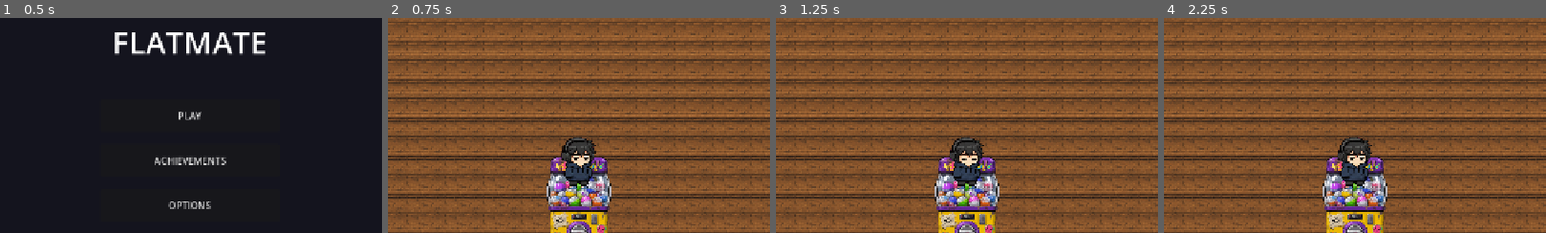
Above: before the commit, frames 1-4 (left to right).
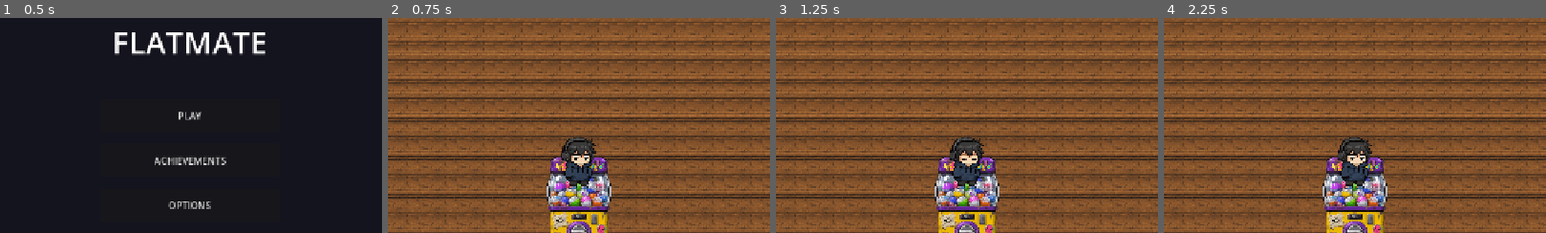
Above: after the commit, the same moments.

Repository: jonghunlee05/flatmate-from-hell
Game: Godot game, scene res://scenes/ui/MainScreen.tscn
Same seed, same stepped clock (60 frames per second), same inputs: the game is played once before the commit and once after it.
Inputs:
- Up to frame 1 (0.5 s): no input
- Up to frame 2 (0.75 s): click "PLAY" at 0.5 s
- Up to frame 3 (1.25 s): no input
- Up to frame 4 (2.25 s): click "Menu" at 1.25 s; click "Resume" at 2 s
The pictures show only the part of the screen within x 25-75%, y 16-66%; the shares and areas given below are measured in that part.

Frame 1 is identical in both runs. In frame 2, 0.2% of the frame differs, in the area x 46-55%, y 55-80%; in frame 3, 0.2%; in frame 4, 0.2%.

Commit message:
Add Peacekeeper sprite and v1 character polish
- Wire Peacekeeper sprite (6/4/5/3 frames) with nature mediation skill:
  expanding green rings + persistent hexagonal aura for 3 s
- Update Chaos Goblin sprite with new ground-slam sheet
- Update Introvert sprite with body-aligned skill frame splits to fix
  bleed between dash frames; dash now works on all axes
- Slow walk animation to 6 fps across all characters
- Slow Petty One skill to 3 fps; Peacekeeper skill cooldown 8 s
- Sync all skill coroutines to physics_frame to fix frame stutter

Diff:
--- a/scripts/lobby/Player.gd
+++ b/scripts/lobby/Player.gd
@@ -41,6 +41,7 @@
 var _weapon_node : Sprite2D  = null
 var _arm_right   := true     # arm pointing right? (weapon flip only)
 var _facing_right := true    # body flip — driven by movement, sticks on idle
+var _last_dir    := Vector2(1.0, 0.0)   # last non-zero input direction, used for dash
 
 var _skill_active   := false   # true while skill animation is playing
 var _skill_cooldown := 0.0     # seconds remaining on cooldown
@@ -68,10 +69,8 @@
 		_skill_cd_bar.value = 0.0
 		_skill_cd_label.text = "SPACE"
 
-	# Block movement and new inputs while skill is playing
+	# Skill coroutine owns velocity + move_and_slide — physics_process stays out
 	if _skill_active:
-		velocity = Vector2.ZERO
-		move_and_slide()
 		_update_arm()
 		return
 
@@ -81,6 +80,8 @@
 		return
 
 	var direction := _input_dir()
+	if direction != Vector2.ZERO:
+		_last_dir = direction.normalized()
 	velocity = direction.normalized() * SPEED
 	move_and_slide()
 	_update_arm()
@@ -210,7 +211,9 @@
 
 func _play_skill() -> void:
 	_skill_active = true
-	_skill_cooldown = SKILL_COOLDOWN_MAX
+	var cooldowns := {"introvert": 1.0, "goblin": 1.0, "peacekeeper": 8.0, "petty": 1.0}
+	_skill_cooldown = cooldowns.get(RunData.active_character, SKILL_COOLDOWN_MAX)
+	_skill_cd_bar.max_value = _skill_cooldown
 	var sprite := $AnimatedSprite2D
 	sprite.flip_h = not _facing_right
 	sprite.play("skill")
@@ -231,13 +234,13 @@
 	velocity = Vector2.ZERO
 	sprite.play("idle")
 
-# Introvert — forward dash
+# Introvert — forward dash in last movement direction
 func _skill_dash() -> void:
 	var sprite   := $AnimatedSprite2D
-	var dash_dir := Vector2(1.0 if _facing_right else -1.0, 0.0)
+	var dash_dir := _last_dir
 	var elapsed  := 0.0
 	while sprite.is_playing():
-		var delta := get_process_delta_time()
+		var delta := get_physics_process_delta_time()
 		elapsed += delta
 		var spd: float
 		if elapsed < SKILL_DASH_HOLD:
@@ -247,7 +250,7 @@
 			spd = SKILL_DASH_SPEED * (1.0 - t)
 		velocity = dash_dir * spd
 		move_and_slide()
-		await get_tree().process_frame
+		await get_tree().physics_frame
 
 # Chaos Goblin — ground slam with shadow + landing shake
 func _skill_slam() -> void:
@@ -276,7 +279,7 @@
 	while sprite.is_playing():
 		var f      : int   = sprite.frame
 		var target : float = jump_targets.get(f, 0.0)
-		var delta          := get_process_delta_time()
+		var delta          := get_physics_process_delta_time()
 
 		# Smooth lerp toward target Y — gentle float up, instant snap on slam
 		var speed  := 8.0 if f < 3 else 999.0
@@ -309,7 +312,7 @@
 		last_frame = f
 		velocity   = Vector2.ZERO
 		move_and_slide()
-		await get_tree().process_frame
+		await get_tree().physics_frame
 
 	# Reset sprite back to original position
 	sprite.position = sprite_origin
@@ -333,12 +336,12 @@
 	var elapsed := 0.0
 	var duration := 0.5
 	while elapsed < duration:
-		var delta := get_process_delta_time()
+		var delta := get_physics_process_delta_time()
 		elapsed  += delta
 		var t     := elapsed / duration
 		ring.scale         = Vector2.ONE * (1.0 + t * 0.35)
 		ring.modulate.a    = 1.0 - t
-		await get_tree().process_frame
+		await get_tree().physics_frame
 	ring.queue_free()
 
 func _screen_shake(duration: float, strength: float) -> void:
@@ -346,22 +349,140 @@
 	var origin  : Vector2 = sprite.position
 	var elapsed := 0.0
 	while elapsed < duration:
-		var delta := get_process_delta_time()
+		var delta := get_physics_process_delta_time()
 		elapsed  += delta
 		var t     := 1.0 - elapsed / duration
 		sprite.position = origin + Vector2(
 			randf_range(-strength, strength) * t,
 			randf_range(-strength, strength) * t)
-		await get_tree().process_frame
+		await get_tree().physics_frame
 	sprite.position = origin
 
-# Peace Keeper — barrier in place (no movement)
+# Peace Keeper — nature mediation: expanding rings, then a persistent barrier aura
 func _skill_barrier() -> void:
 	var sprite := $AnimatedSprite2D
+	var last_frame := -1
+
 	while sprite.is_playing():
 		velocity = Vector2.ZERO
 		move_and_slide()
-		await get_tree().process_frame
+		await get_tree().physics_frame
+
+	_show_persistent_barrier()
+
+func _emit_nature_ring(wave_index: int) -> void:
+	var colours : Array[Color] = [
+		Color(0.2,  0.85, 0.35, 1.0),   # bright green
+		Color(0.35, 0.95, 0.55, 1.0),   # soft mint
+		Color(0.15, 0.75, 0.45, 1.0),   # deep green
+	]
+	var colour : Color = colours[wave_index % colours.size()]
+
+	var ring := Line2D.new()
+	ring.width = 6.0
+	ring.default_color = colour
+	ring.z_index = 2
+	var pts := 48
+	for i in range(pts + 1):
+		var angle := (float(i) / pts) * TAU
+		ring.add_point(Vector2(cos(angle), sin(angle)) * 10.0)
+	ring.position = Vector2(0, 8)
+	add_child(ring)
+
+	# Also spawn a few leaf particles
+	for _i in range(4):
+		_emit_leaf(colour)
+
+	var elapsed  := 0.0
+	var duration := 1.4
+	var max_r    := 180.0 + wave_index * 30.0
+	while elapsed < duration:
+		var delta := get_physics_process_delta_time()
+		elapsed  += delta
+		var t     := elapsed / duration
+		ring.scale      = Vector2.ONE * (lerpf(1.0, max_r / 10.0, t))
+		ring.modulate.a = 1.0 - t
+		ring.width      = lerpf(6.0, 2.0, t)
+		await get_tree().physics_frame
+	ring.queue_free()
+
+func _show_persistent_barrier() -> void:
+	# Pointy-top hexagon stretched on Y to wrap the character silhouette
+	const HEX_RX := 40.0   # horizontal radius
+	const HEX_RY := 68.0   # vertical radius (taller to cover head-to-toe)
+
+	var make_hex := func(rx: float, ry: float) -> PackedVector2Array:
+		var p : PackedVector2Array = []
+		for i in range(6):
+			var a := -PI / 2.0 + i * TAU / 6.0   # start at top point
+			p.append(Vector2(cos(a) * rx, sin(a) * ry))
+		return p
+
+	# Outer soft halo
+	var outer := Polygon2D.new()
+	outer.color   = Color(0.25, 0.92, 0.42, 0.22)
+	outer.polygon = make_hex.call(HEX_RX + 10.0, HEX_RY + 14.0)
+	outer.z_index = 1
+	add_child(outer)
+
+	# Inner tighter glow
+	var inner := Polygon2D.new()
+	inner.color   = Color(0.35, 0.98, 0.50, 0.42)
+	inner.polygon = make_hex.call(HEX_RX, HEX_RY)
+	inner.z_index = 1
+	add_child(inner)
+
+	# Fade in over 0.5 s
+	outer.modulate.a = 0.0
+	inner.modulate.a = 0.0
+	var elapsed := 0.0
+	while elapsed < 0.5:
+		elapsed += get_physics_process_delta_time()
+		var t := elapsed / 0.5
+		outer.modulate.a = t
+		inner.modulate.a = t
+		await get_tree().physics_frame
+
+	# Hold 3 s
+	elapsed = 0.0
+	while elapsed < 3.0:
+		elapsed += get_physics_process_delta_time()
+		await get_tree().physics_frame
+
+	# Fade out over 1 s
+	elapsed = 0.0
+	while elapsed < 1.0:
+		elapsed += get_physics_process_delta_time()
+		var t := elapsed / 1.0
+		outer.modulate.a = 1.0 - t
+		inner.modulate.a = 1.0 - t
+		await get_tree().physics_frame
+
+	outer.queue_free()
+	inner.queue_free()
+
+func _emit_leaf(colour: Color) -> void:
+	var leaf := ColorRect.new()
+	leaf.color = colour
+	leaf.size  = Vector2(8, 5)
+	leaf.z_index = 3
+	var angle  := randf() * TAU
+	var dist   := randf_range(20.0, 60.0)
+	leaf.position = Vector2(cos(angle), sin(angle)) * dist
+	add_child(leaf)
+
+	var elapsed  := 0.0
+	var duration := randf_range(0.8, 1.3)
+	var drift    := Vector2(randf_range(-40, 40), randf_range(-80, -30))
+	var origin   : Vector2 = leaf.position
+	while elapsed < duration:
+		var delta := get_physics_process_delta_time()
+		elapsed  += delta
+		var t     := elapsed / duration
+		leaf.position   = origin + drift * t
+		leaf.modulate.a = 1.0 - t
+		await get_tree().physics_frame
+	leaf.queue_free()
 
 # Petty One — Guilt Trip: stay in place, emit colour waves
 func _skill_shove() -> void:
@@ -376,7 +497,7 @@
 		last_frame  = f
 		velocity    = Vector2.ZERO
 		move_and_slide()
-		await get_tree().process_frame
+		await get_tree().physics_frame
 
 func _emit_guilt_wave(wave_index: int) -> void:
 	# Each wave gets a slightly different colour and delay
@@ -404,7 +525,7 @@
 	var duration := 1.2
 	var max_r    := 220.0 + wave_index * 40.0
 	while elapsed < duration:
-		var delta := get_process_delta_time()
+		var delta := get_physics_process_delta_time()
 		elapsed  += delta
 		var t     := elapsed / duration
 		var r     := lerpf(10.0, max_r, t)
@@ -412,7 +533,7 @@
 		ring.scale      = Vector2.ONE * (r / 10.0)
 		ring.modulate.a = 1.0 - t
 		ring.width      = lerpf(5.0, 2.0, t)
-		await get_tree().process_frame
+		await get_tree().physics_frame
 	ring.queue_free()
 
 # ── Item holding ─────────────────────────────────────────────────────────────
@@ -437,38 +558,38 @@
 #   Format per entry: { frame_w, frame_h, anims: [[name, fps, y, count], ...] }
 const CHARACTER_SHEET_DATA := {
 	"introvert": {
-		"frame_w": 239, "frame_h": 248,
+		"frame_w": 349, "frame_h": 259,
 		"anims": [
-			["walk",  10.0,   0, 6],
-			["idle",   4.0, 248, 4],
-			["skill", 12.0, 496, 5],
-			["hit",   16.0, 744, 3],
+			["walk",   6.0,   0, 6],
+			["idle",   4.0, 259, 4],
+			["skill",  6.0, 518, 5],
+			["hit",   16.0, 777, 2],
 		]
 	},
 	"goblin": {
-		"frame_w": 328, "frame_h": 254,
+		"frame_w": 348, "frame_h": 256,
 		"anims": [
-			["walk",  10.0,   0, 6],
-			["idle",   2.0, 254, 4],
-			["skill",  6.0, 508, 5],
-			["hit",   16.0, 762, 3],
+			["walk",   6.0,   0, 6],
+			["idle",   2.0, 256, 4],
+			["skill",  6.0, 512, 5],
+			["hit",   16.0, 768, 3],
 		]
 	},
 	"peacekeeper": {
-		"frame_w": 64, "frame_h": 64,
+		"frame_w": 403, "frame_h": 291,
 		"anims": [
-			["walk",  10.0,  0, 6],
-			["idle",   4.0, 64, 4],
-			["skill", 12.0,128, 5],
-			["hit",   16.0,192, 3],
+			["walk",   6.0,   0, 6],
+			["idle",   4.0, 291, 4],
+			["skill",  5.0, 582, 5],
+			["hit",   16.0, 873, 3],
 		]
 	},
 	"petty": {
 		"frame_w": 351, "frame_h": 296,
 		"anims": [
-			["walk",  10.0,   0, 6],
+			["walk",   6.0,   0, 6],
 			["idle",   2.0, 296, 4],
-			["skill",  5.0, 592, 5],
+			["skill",  3.0, 592, 5],
 			["hit",   16.0, 888, 3],
 		]
 	},
@@ -504,7 +625,7 @@
 
 	var sprite := $AnimatedSprite2D
 	sprite.sprite_frames = frames
-	var scale_map : Dictionary = {"introvert": 0.40, "goblin": 0.40, "peacekeeper": 0.40, "petty": 0.45}
+	var scale_map : Dictionary = {"introvert": 0.40, "goblin": 0.40, "peacekeeper": 0.45, "petty": 0.45}
 	var s : float = scale_map.get(char_id, 0.40)
 	sprite.scale = Vector2(s, s)
 	sprite.play("idle")
Binary file changed: assets/sprites/player/chaos_goblin.png
Binary file changed: assets/sprites/player/introvert.png
Binary file changed: assets/sprites/player/peace_keeper.png
